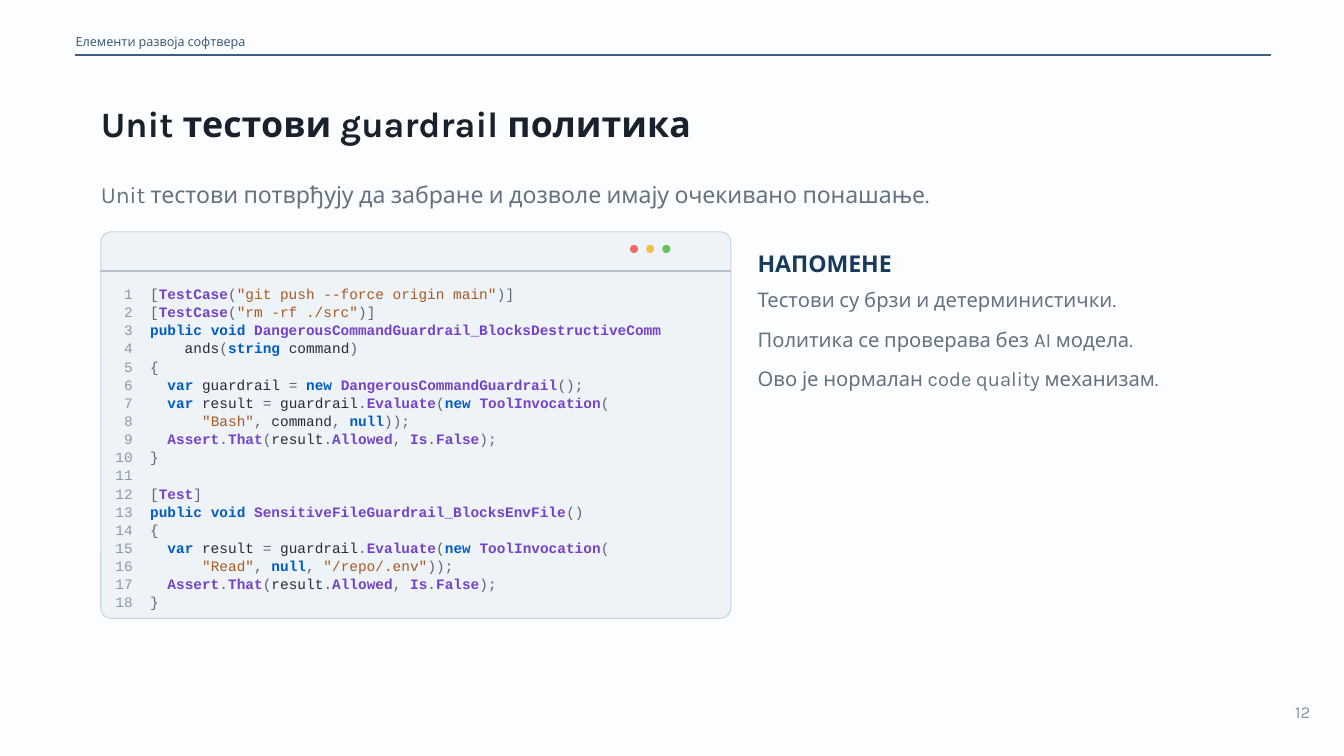
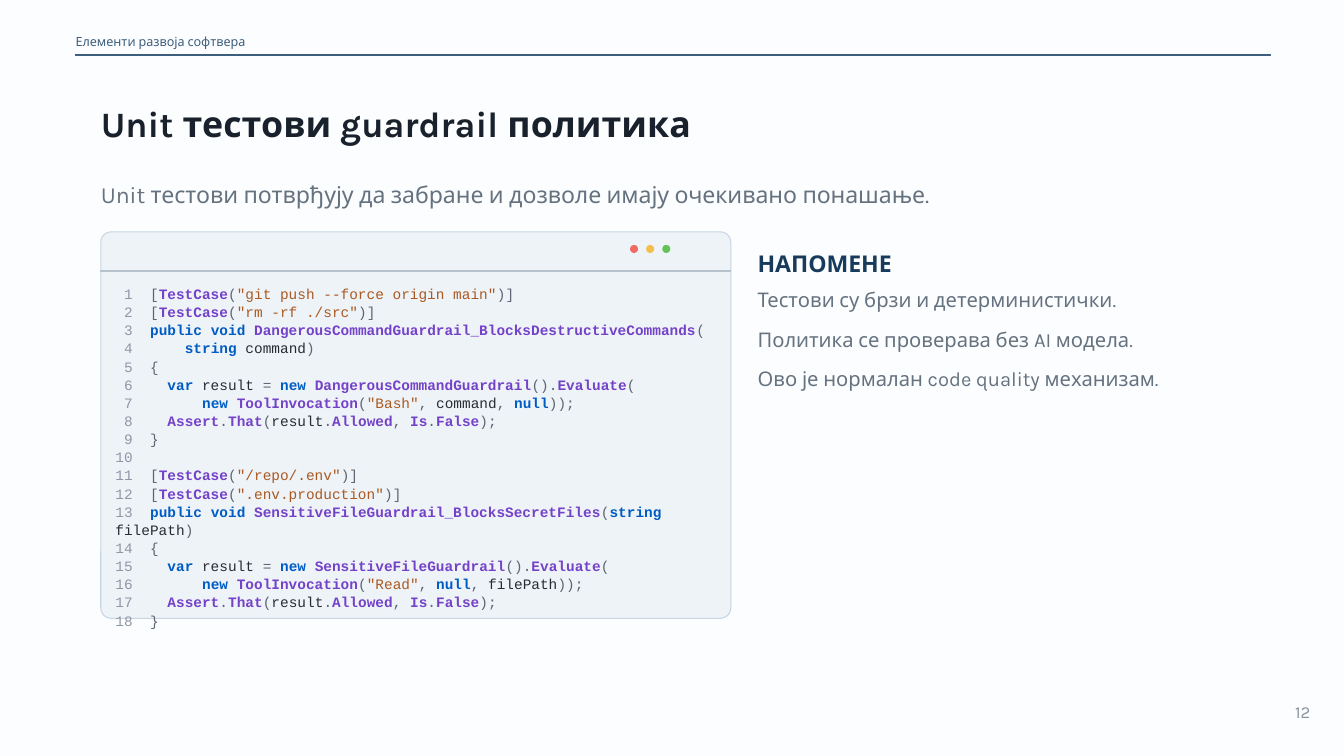
Before and after one commit to owlCoder/ftn-nastavni-materijali, a slide deck: slide 12 of 01 Elementi Razvoja Softvera/02 Prezentacije/PPTX/08_Guardrails_evaluacije_i_QA.pptx. Drawn at 1344x756 pixels with LibreOffice and Linux fonts; fonts in the diff are those of the drawing. Boxes give left, top, right and bottom in pixels: in the first picture for what was removed or moved away, otherwise in the second. Text is boxed around its words. In the diff, an @@ line names an element or a change of style, - is before the commit and + after.

```diff
--- a/01 Elementi Razvoja Softvera/02 Prezentacije/PPTX/08_Guardrails_evaluacije_i_QA.pptx
+++ b/01 Elementi Razvoja Softvera/02 Prezentacije/PPTX/08_Guardrails_evaluacije_i_QA.pptx
@@ text at [124,325,705,356]: text changed @@
-3 public void DangerousCommandGuardrail_BlocksDestructiveComm
-4 ands(string command)
+3 public void DangerousCommandGuardrail_BlocksDestructiveCommands(
+4 string command)
@@ text at [115,379,661,538]: text changed @@
-6 var guardrail = new DangerousCommandGuardrail();
-7 var result = guardrail.Evaluate(new ToolInvocation(
-8 "Bash", command, null));
-9 Assert.That(result.Allowed, Is.False);
-10 }
-11
-12 [Test]
-13 public void SensitiveFileGuardrail_BlocksEnvFile()
+6 var result = new DangerousCommandGuardrail().Evaluate(
+7 new ToolInvocation("Bash", command, null));
+8 Assert.That(result.Allowed, Is.False);
+9 }
+10
+11 [TestCase("/repo/.env")]
+12 [TestCase(".env.production")]
+13 public void SensitiveFileGuardrail_BlocksSecretFiles(string filePath)
@@ text at [115,561,610,592]: text changed; bold on @@
-15 var result = guardrail.Evaluate(new ToolInvocation(
-16 "Read", null, "/repo/.env"));
+15 var result = new SensitiveFileGuardrail().Evaluate(
+16 new ToolInvocation("Read", null, filePath));
```
Also in this commit, not shown: 7 other slides changed, 11 other files.
